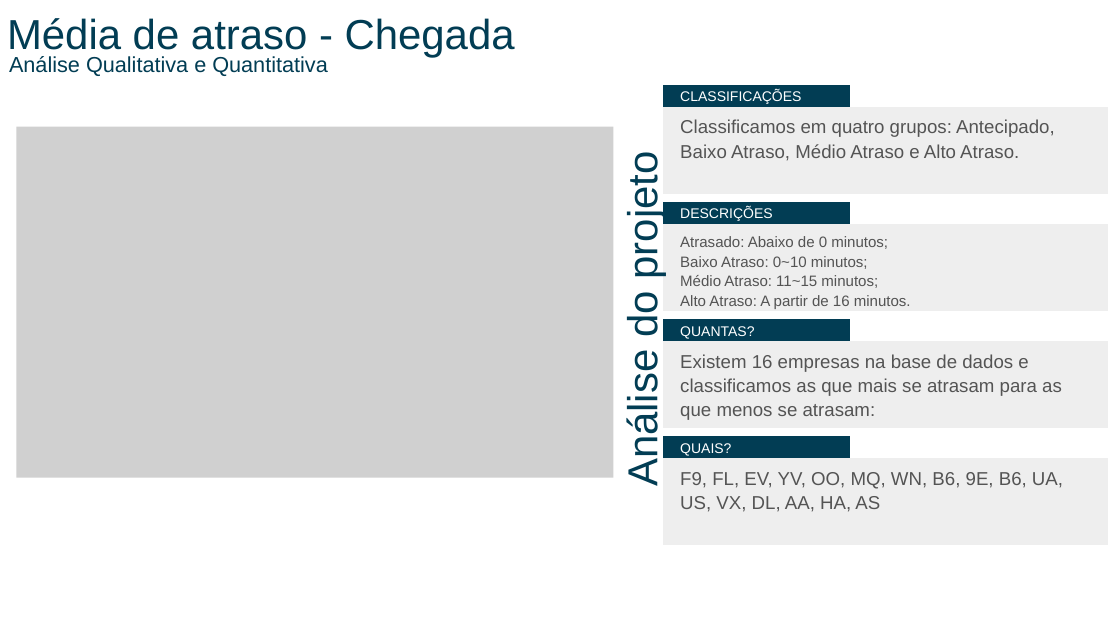
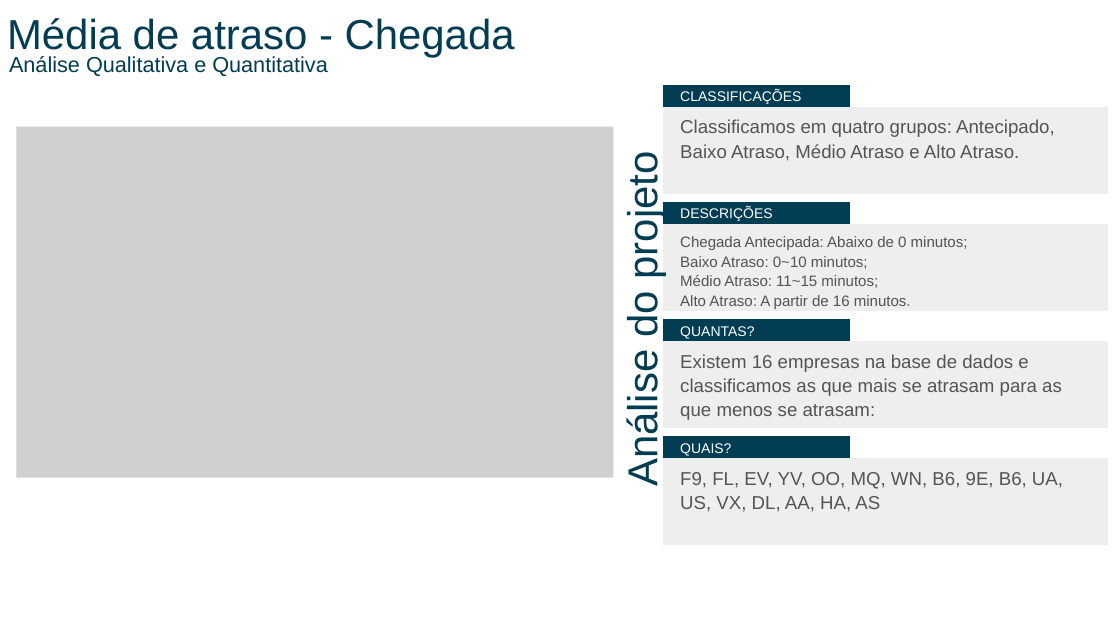
Before and after one commit to edugaspars/MBA-DataScienceUsingPython-Projeto02, a slide deck: slide 4 of Data Science Using Python - Projeto 02.pptx. Drawn at 1120x630 pixels with LibreOffice and Linux fonts; fonts in the diff are those of the drawing; grey boxes stand for pictures. Boxes give left, top, right and bottom in pixels: in the first picture for what was removed or moved away, otherwise in the second. Text is boxed around its words. In the diff, an @@ line names an element or a change of style, - is before the commit and + after.

```diff
--- a/Data Science Using Python - Projeto 02.pptx
+++ b/Data Science Using Python - Projeto 02.pptx
@@ text at <box>680,236,968,250</box>: text changed @@
-Atrasado: Abaixo de 0 minutos;
+Chegada Antecipada: Abaixo de 0 minutos;
```
Also in this commit, not shown: 3 other slides changed.
